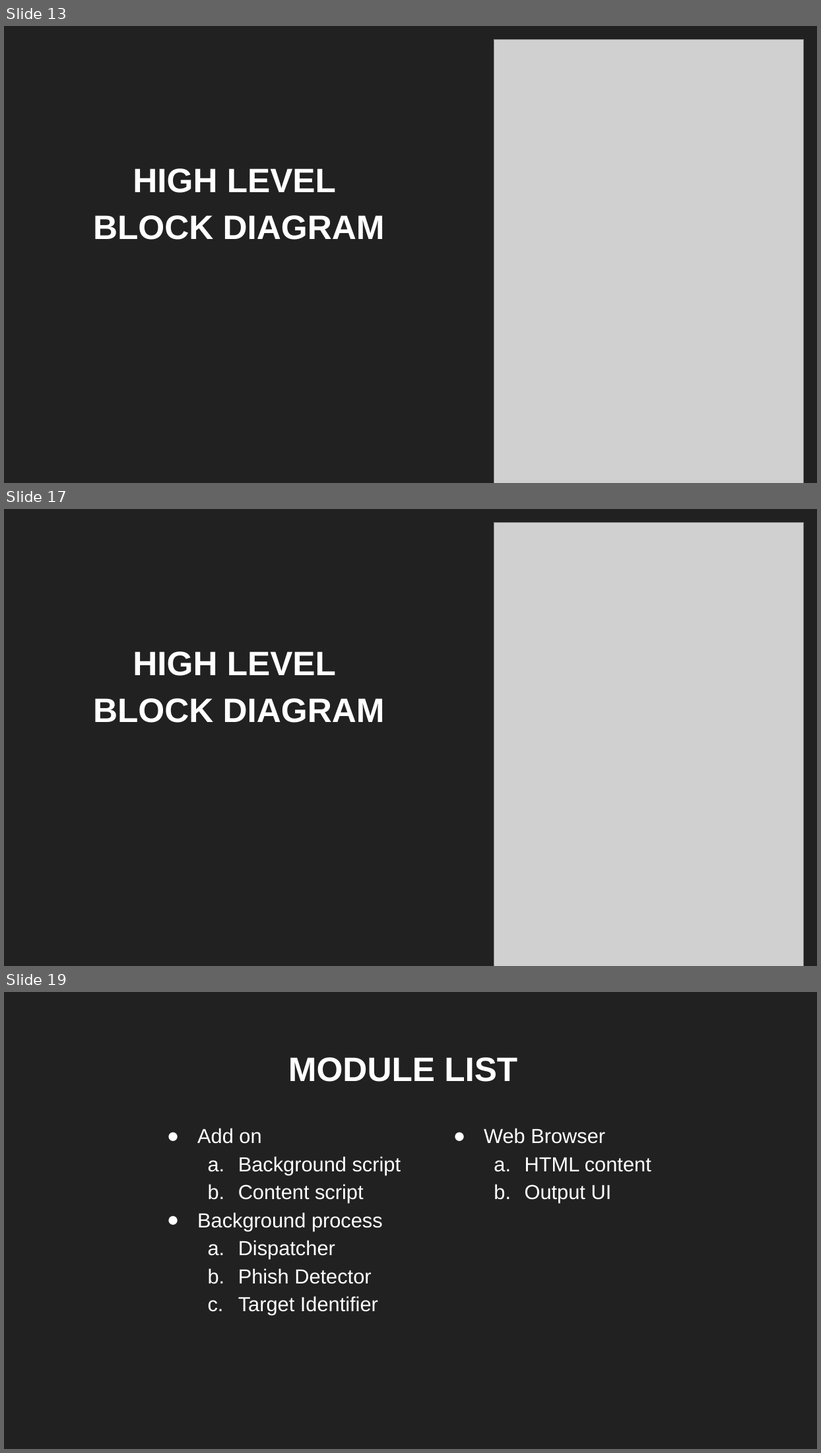
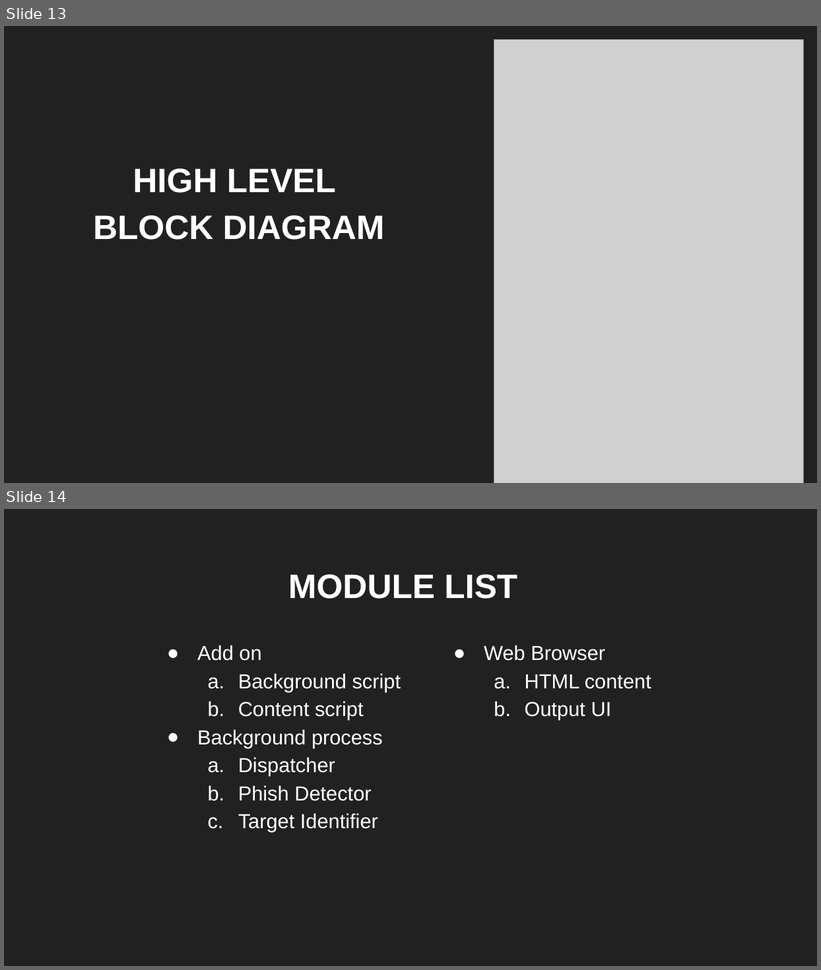
Before and after one commit to sbenstewart/cantina-plus, a slide deck: presentation/first/FYP First.pptx. Shown one above the other, each under a label of ours: slides 13, 17 and 19 before the commit, slides 13 and 14 after it; the slides between them are not shown. The pictures are 821x1453 and 821x970 pixels, drawn with LibreOffice and Linux fonts; fonts in the diff are those of the drawing; grey boxes stand for pictures. Boxes give left, top, right and bottom in pixels: in the first picture for what was removed or moved away, otherwise in the second. Text is boxed around its words. In the diff, an @@ line names an element or a change of style, - is before the commit and + after.

```diff
--- a/presentation/first/FYP First.pptx
+++ b/presentation/first/FYP First.pptx
@@ slide 17 removed at (x1=4, y1=509, x2=817, y2=966), background #212121 @@
@@ picture removed at (x1=494, y1=523, x2=803, y2=966) @@
@@ title removed at (x1=93, y1=652, x2=385, y2=723) @@
-HIGH LEVEL
-BLOCK DIAGRAM
@@ what was slide 19 is now slide 14 @@
```
Also in this commit, not shown: 4 slides changed, 4 slides added, 4 other slides removed, 1 other file.
